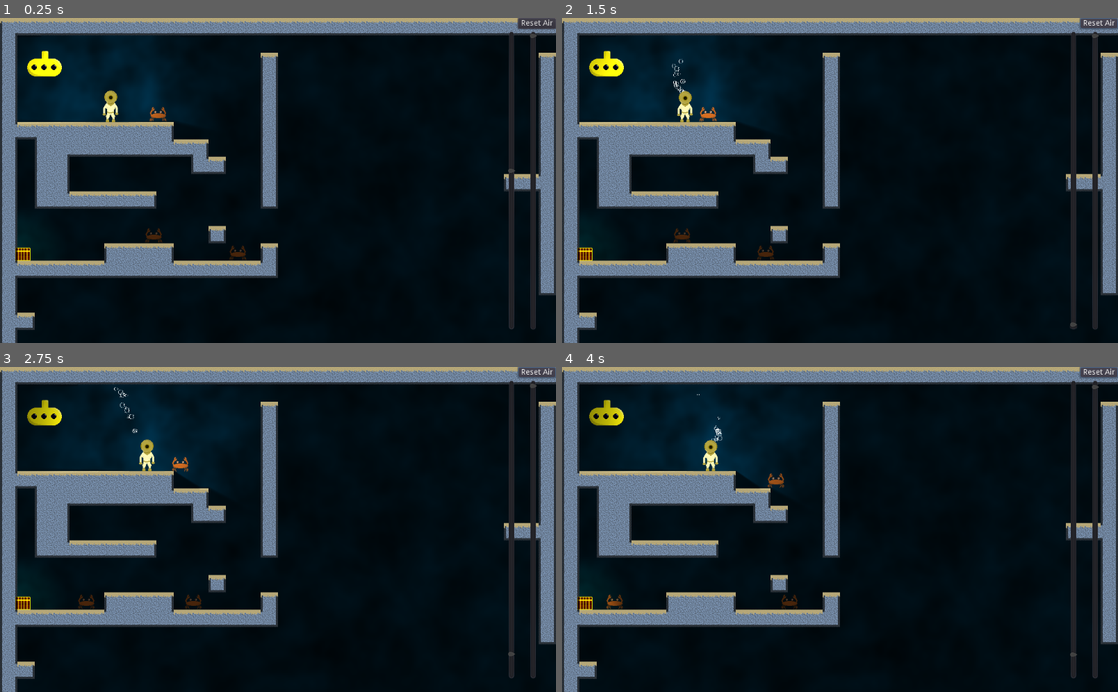
Above: before the commit, frames 1-4 (two rows, left to right).
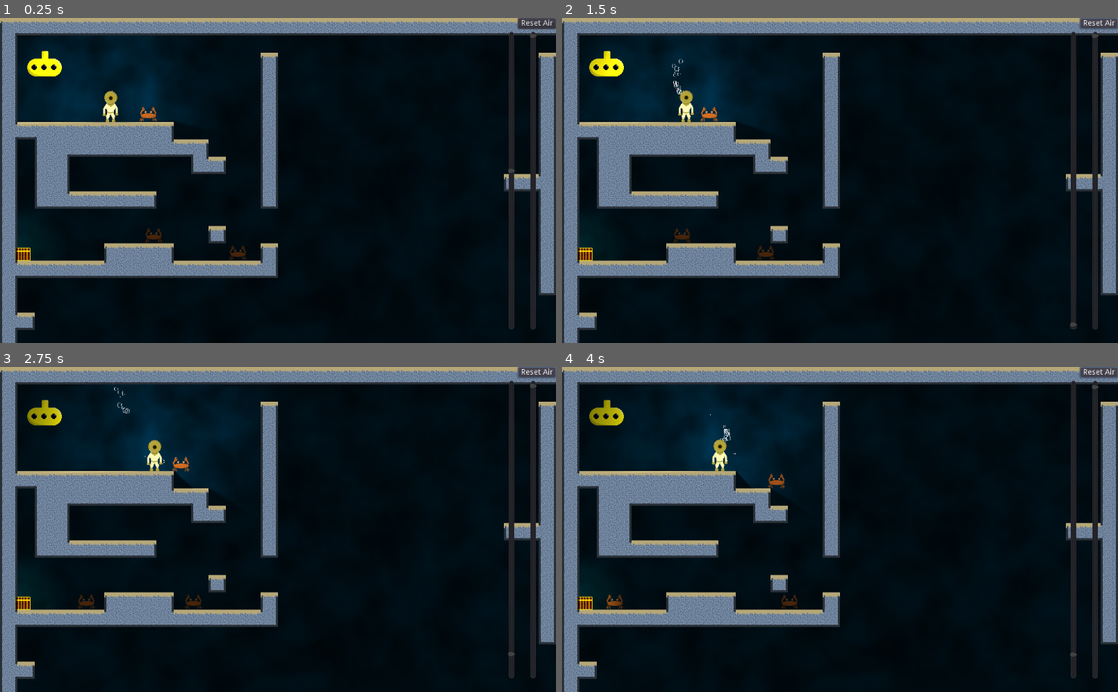
Above: after the commit, the same moments.

Repository: bengosney/diver
Game: Godot game, scene res://Main.tscn
Two runs of this game, one before a commit and one after it. Both use one fixed random seed, a clock stepped at 60 frames per second and the inputs below.
Inputs:
- Up to frame 1 (0.25 s): no input
- Up to frame 2 (1.5 s): hold Right (walk_right) 0.53-1.25 s; hold Down (buoyancy_dec) 0.53-1.25 s; click "Reset Air" at 1.25 s
- Up to frame 3 (2.75 s): hold Right (walk_right) from 2.03 s (still down); tap Up (buoyancy_inc) at 2.1 s
- Up to frame 4 (4 s): release Right (walk_right) at 2.78 s; hold Left (walk_left) 2.78-3.53 s; hold Down (buoyancy_dec) 2.78-3.53 s; hold Right (walk_right) from 3.53 s (still down); tap Up (buoyancy_inc) at 3.6 s

The runs differ from the first frame. In frame 1, 0.2% of the frame differs, in the area x 18-30%, y 22-32%; in frame 2, 0.2%; in frame 3, 0.4%; in frame 4, 0.6%, in the area x 8-41%, y 8-38%.

Commit message:
Leek in the right place

Diff:
--- a/Crab/Crab.gd
+++ b/Crab/Crab.gd
@@ -10,6 +10,7 @@
 
 var velocity = Vector2.ZERO
 var direction = "LEFT"
+var walking = true
 
 
 # Called when the node enters the scene tree for the first time.
@@ -25,7 +26,7 @@
 
 
 func walk():
-	if not is_on_floor():
+	if not is_on_floor() or not walking:
 		return
 
 	if is_on_wall():
@@ -51,4 +52,6 @@
 	for i in get_slide_count():
 		var collision = get_slide_collision(i)
 		if collision.collider.is_in_group("player"):
-			emit_signal("hit_player", self, 5)
+			print(collision)
+			emit_signal("hit_player", collision, 5)
+			#walking = false
--- a/MainLevel/MainLevel.gd
+++ b/MainLevel/MainLevel.gd
@@ -29,5 +29,4 @@
 
 
 func _hit_player(node, dammage):
-	print(node.name, " collided with player")
 	emit_signal("hit_player", node, dammage)
--- a/MainLevel/MainLevel.tscn
+++ b/MainLevel/MainLevel.tscn
@@ -67,7 +67,7 @@
 position = Vector2( 290, 322 )
 
 [node name="Crab3" parent="." instance=ExtResource( 4 )]
-position = Vector2( 297, 106 )
+position = Vector2( 279, 106 )
 
 [node name="Chest" parent="." instance=ExtResource( 5 )]
 position = Vector2( 42, 370 )
--- a/Player/LeekBubbles.tscn
+++ b/Player/LeekBubbles.tscn
@@ -23,3 +23,14 @@
 draw_order = 1
 process_material = SubResource( 1 )
 texture = ExtResource( 1 )
+
+[node name="ColorRect" type="ColorRect" parent="."]
+visible = false
+margin_left = -3.0
+margin_top = -3.0
+margin_right = 3.0
+margin_bottom = 3.0
+color = Color( 0.505882, 0.00784314, 0.501961, 1 )
+__meta__ = {
+"_edit_use_anchors_": false
+}
--- a/Player/Player.gd
+++ b/Player/Player.gd
@@ -84,13 +84,14 @@
 	velocity = move_and_slide(velocity, Vector2.UP)
 
 
-func _on_MainLevel_hit_player(_node, dammage):
+func _on_MainLevel_hit_player(collision, dammage):
 	var leek = floor((starting_air / 100) * dammage)
 
 	var leek_instance = bubble_scene.instance()
+	var pos = collision.position - self.position
+
 	leek_instance.amount = dammage
 	leek_instance.emitting = true
+	leek_instance.position = pos
 	$Leeks.add_child(leek_instance)
-	#$LeekBubbles.emitting = 1
-	#$LeekBubbles.amount += dammage
 	print("new leek: ", leek)
--- a/Player/Player.tscn
+++ b/Player/Player.tscn
@@ -33,6 +33,8 @@
 [node name="Player" type="KinematicBody2D"]
 script = ExtResource( 3 )
 
+[node name="Leeks" type="Node2D" parent="."]
+
 [node name="BreathingBubbles" type="Particles2D" parent="."]
 position = Vector2( 1, -19 )
 amount = 10
@@ -59,6 +61,7 @@
 light_mask = 2
 frames = SubResource( 1 )
 animation = "idle"
+frame = 1
 playing = true
 
 [node name="CollisionShape2D" type="CollisionShape2D" parent="."]
@@ -83,6 +86,3 @@
 limit_right = 1632
 limit_bottom = 608
 smoothing_enabled = true
-
-[node name="Leeks" type="Node2D" parent="."]
-position = Vector2( 1, -19 )
